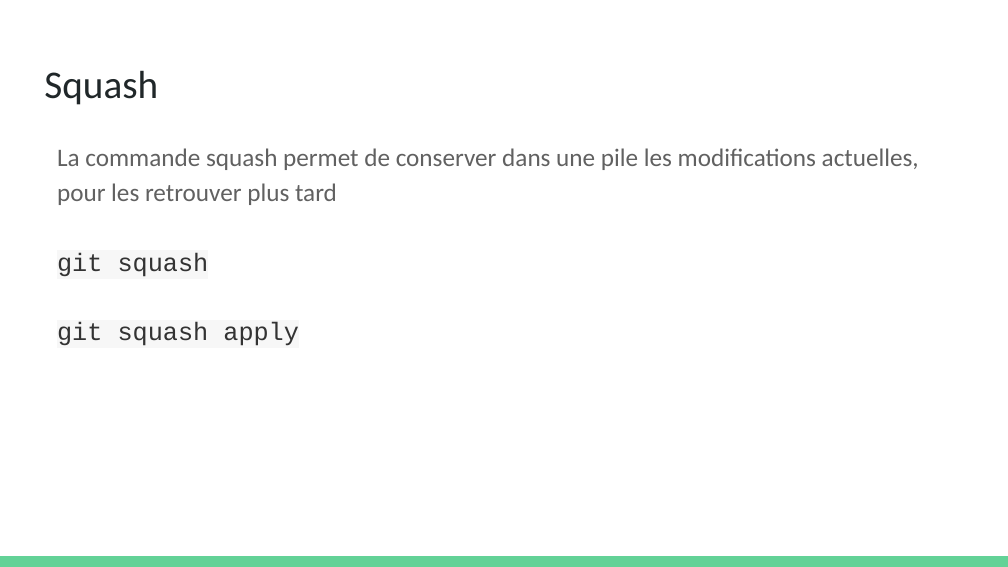
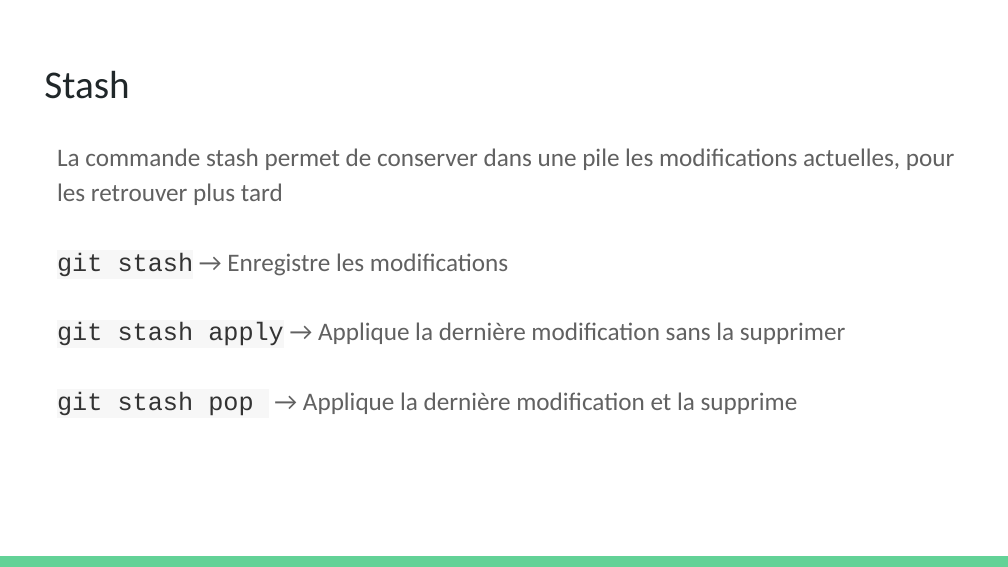
Before and after one commit to olivier-pitton/dant, a slide deck: slide 30 of git/Cours Git.pptx. Drawn at 1008x567 pixels with LibreOffice and Linux fonts; fonts in the diff are those of the drawing. Boxes give left, top, right and bottom in pixels: in the first picture for what was removed or moved away, otherwise in the second. Text is boxed around its words. In the diff, an @@ line names an element or a change of style, - is before the commit and + after.

```diff
--- a/git/Cours Git.pptx
+++ b/git/Cours Git.pptx
@@ title at bbox=[44, 70, 129, 99]: text changed @@
-Squash
+Stash
@@ text at bbox=[57, 148, 954, 416]: text changed @@
-La commande squash permet de conserver dans une pile les modifications actuelles, pour les retrouver plus tard
-git squash
-git squash apply
+La commande stash permet de conserver dans une pile les modifications actuelles, pour les retrouver plus tard
+git stash → Enregistre les modifications
+git stash apply → Applique la dernière modification sans la supprimer
+git stash pop → Applique la dernière modification et la supprime
```
Also in this commit, not shown: 3 other slides changed, 1 other file.
